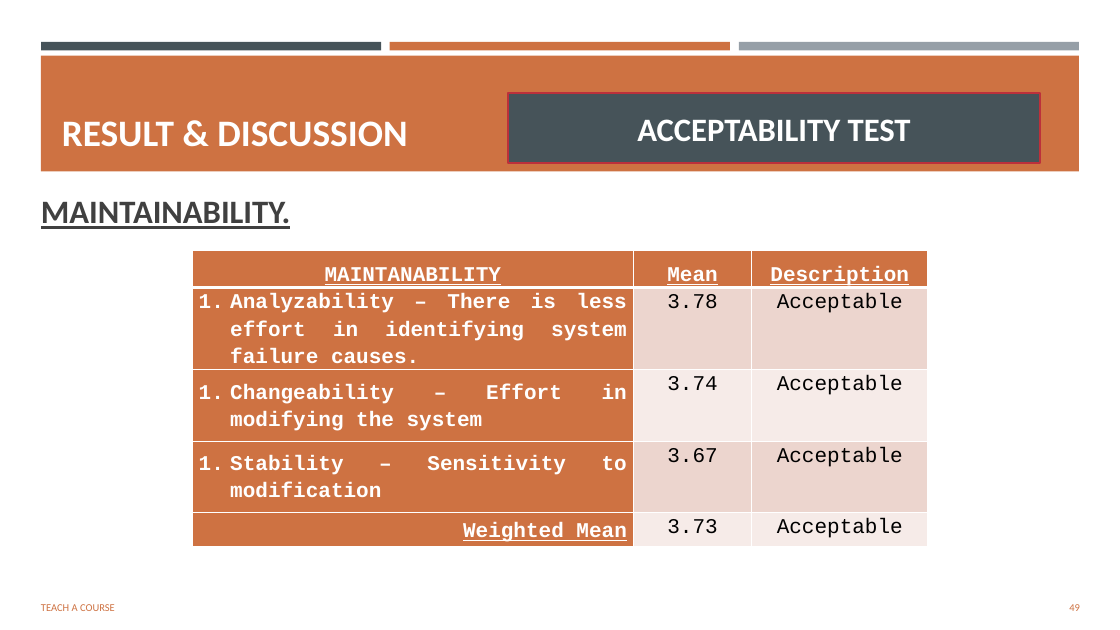
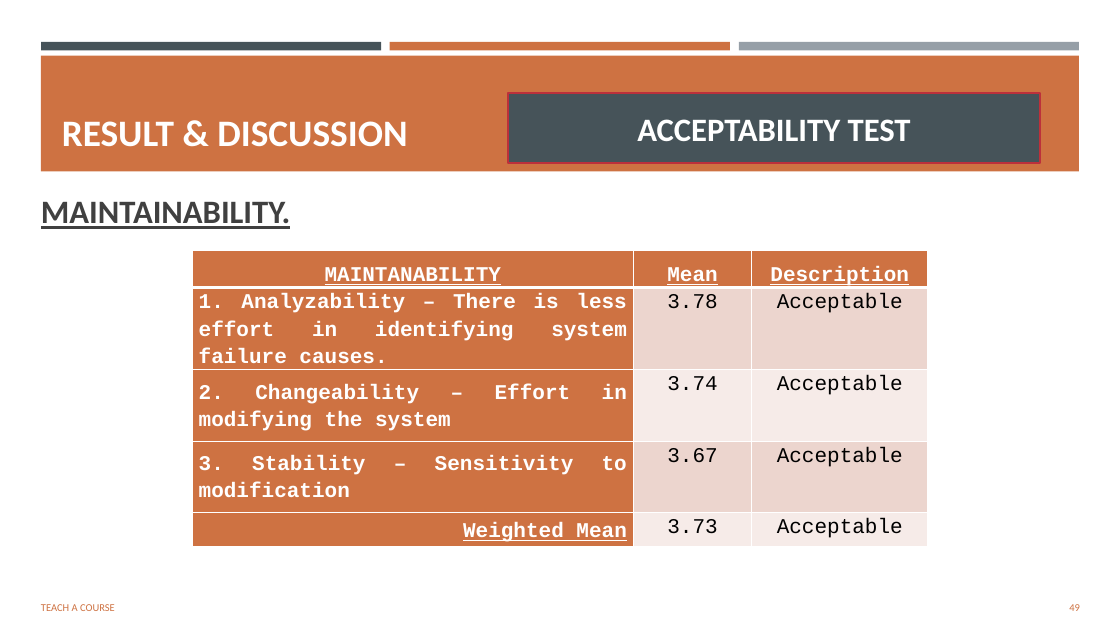
Before and after one commit to LittleEins/Thesis-Collab, a slide deck: slide 49 of To be Merged/Finale_Defense.pptx. Drawn at 1120x630 pixels with LibreOffice and Linux fonts; fonts in the diff are those of the drawing; background and template pictures are left out. Boxes give left, top, right and bottom in pixels: in the first picture for what was removed or moved away, otherwise in the second. Text is boxed around its words. In the diff, an @@ line names an element or a change of style, - is before the commit and + after.

```diff
--- a/To be Merged/Finale_Defense.pptx
+++ b/To be Merged/Finale_Defense.pptx
@@ table at (x1=192, y1=251, x2=928, y2=551) @@
-row 2, column 1: Analyzability – There is less effort in identifying system failure causes.
+row 2, column 1: 1. Analyzability – There is less effort in identifying system failure causes.
-row 3, column 1: Changeability – Effort in modifying the system
+row 3, column 1: 2. Changeability – Effort in modifying the system
-row 4, column 1: Stability – Sensitivity to modification
+row 4, column 1: 3. Stability – Sensitivity to modification
```
Also in this commit, not shown: 2 other slides changed, 1 other file.
